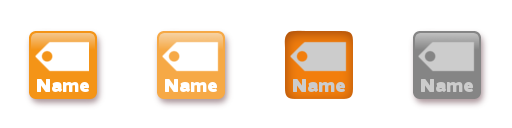
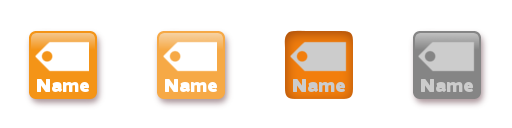
Layers edited between the first and the second 512x128 image:
painted on "Clipboard" over 162, 41, 219, 72
